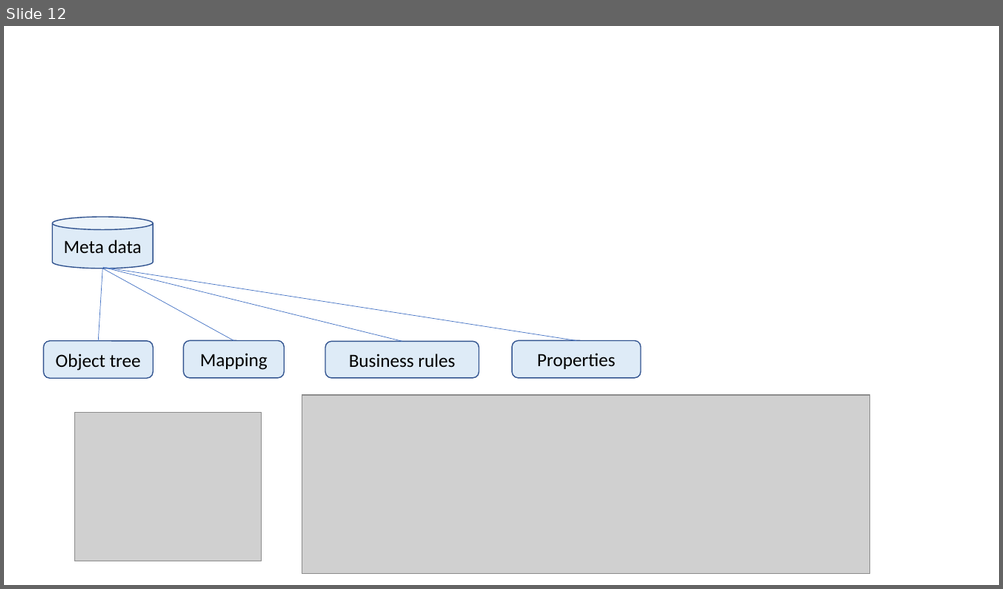
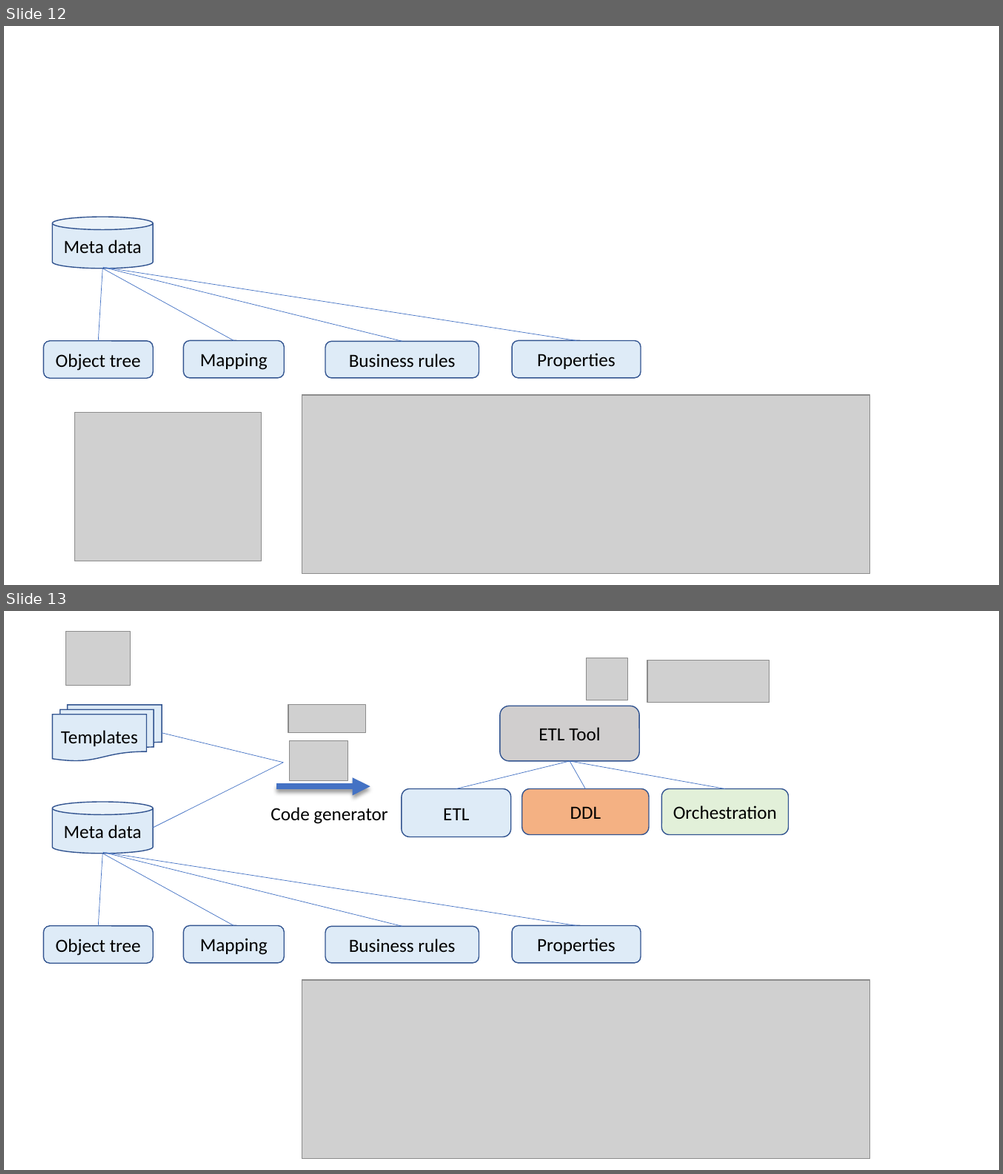
Before and after one commit to basvdberg/BETL, a slide deck: image/betl_architecture.pptx. Shown one above the other, each under a label of ours: slide 12 before the commit, slides 12 and 13 after it. The pictures are 1003x589 and 1003x1174 pixels, drawn with LibreOffice and Linux fonts; fonts in the diff are those of the drawing; grey boxes stand for pictures. Boxes give left, top, right and bottom in pixels: in the first picture for what was removed or moved away, otherwise in the second. Text is boxed around its words. In the diff, an @@ line names an element or a change of style, - is before the commit and + after.

```diff
--- a/image/betl_architecture.pptx
+++ b/image/betl_architecture.pptx
@@ slide 13 added at box(4, 611, 999, 1170), background #FFFFFF @@
@@ picture added at box(66, 631, 130, 685) @@
@@ picture added at box(586, 658, 628, 700) @@
@@ picture added at box(647, 661, 768, 702) @@
@@ flow chart multidocument added at box(53, 705, 162, 761), fill #DEEBF7, outline #325491 1 pt, 18 pt, text #000000 @@
+Templates
@@ picture added at box(288, 704, 365, 732) @@
@@ rounded rectangle added at box(500, 706, 640, 761), fill #D0CECE, outline #325491 1 pt, 18 pt, text #000000 @@
+ETL Tool
@@ line added from (283, 763) to (162, 732), #4472C4 0.5 pt @@
@@ picture added at box(289, 741, 348, 781) @@
@@ line added from (153, 828) to (283, 763), #4472C4 0.5 pt @@
@@ line added from (569, 761) to (456, 789), #4472C4 0.5 pt @@
@@ line added from (569, 761) to (585, 789), #4472C4 0.5 pt @@
@@ line added from (569, 761) to (725, 789), #4472C4 0.5 pt @@
@@ arrow added from (276, 786) to (370, 786), #4472C4 5.75 pt @@
@@ cylinder added at box(53, 802, 153, 854), fill #DEEBF7, outline #325491 1 pt, 18 pt, text #000000 @@
+Meta data
@@ text added at box(270, 807, 387, 824), 18 pt, text #000000 @@
+Code generator
@@ rounded rectangle added at box(401, 789, 512, 837), fill #DEEBF7, outline #325491 1 pt, 18 pt, text #000000 @@
+ETL
@@ rounded rectangle added at box(522, 789, 649, 835), fill #F4B183, outline #325491 1 pt, 18 pt, text #000000 @@
+DDL
@@ rounded rectangle added at box(661, 789, 788, 835), fill #E2F0D9, outline #325491 1 pt, 18 pt, text #000000 @@
+Orchestration
@@ line added from (102, 854) to (98, 925), #4472C4 0.5 pt @@
@@ line added from (102, 854) to (234, 925), #4472C4 0.5 pt @@
@@ line added from (103, 853) to (402, 926), #4472C4 0.5 pt @@
@@ line added from (105, 853) to (576, 925), #4472C4 0.5 pt @@
@@ rounded rectangle added at box(43, 925, 153, 963), fill #DEEBF7, outline #325491 1 pt, 18 pt, text #000000 @@
+Object tree
@@ rounded rectangle added at box(184, 925, 284, 963), fill #DEEBF7, outline #325491 1 pt, 18 pt, text #000000 @@
+Mapping
@@ rounded rectangle added at box(326, 926, 479, 963), fill #DEEBF7, outline #325491 1 pt, 18 pt, text #000000 @@
+Business rules
@@ rounded rectangle added at box(512, 925, 641, 963), fill #DEEBF7, outline #325491 1 pt, 18 pt, text #000000 @@
+Properties
@@ picture added at box(301, 980, 871, 1159) @@
```
Also in this commit, not shown: 5 other files.
